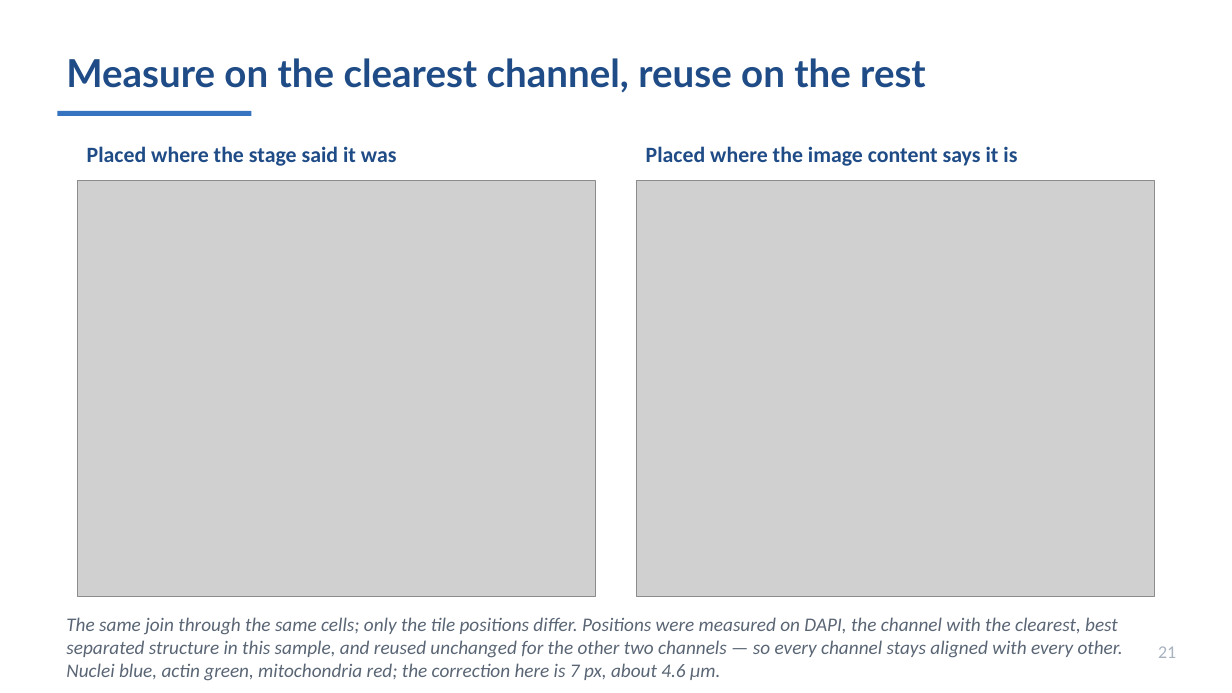
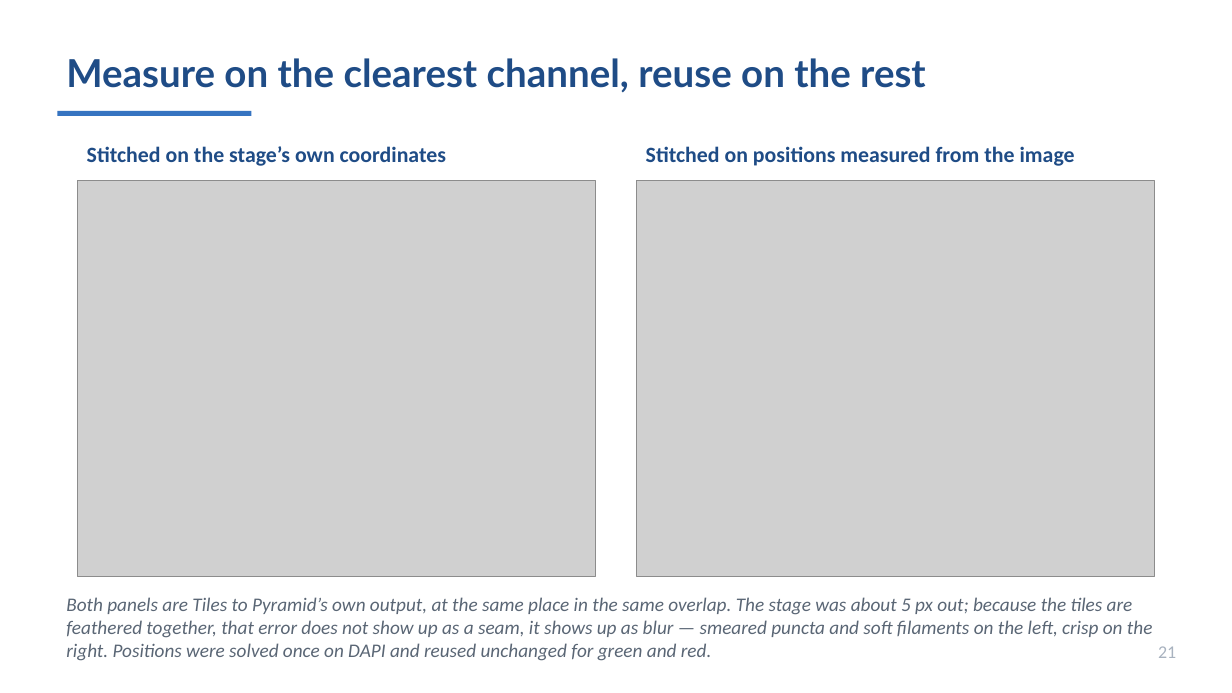
Before and after one commit to MichaelSNelson/BINA-I2K-2026-QuPath-Extensions, a slide deck: slide 21 of I2K_2026_QuPath_Extensions.pptx. Drawn at 1232x693 pixels with LibreOffice and Linux fonts; fonts in the diff are those of the drawing; grey boxes stand for pictures. Boxes give left, top, right and bottom in pixels: in the first picture for what was removed or moved away, otherwise in the second. Text is boxed around its words. In the diff, an @@ line names an element or a change of style, - is before the commit and + after.

```diff
--- a/I2K_2026_QuPath_Extensions.pptx
+++ b/I2K_2026_QuPath_Extensions.pptx
@@ text at box(87, 146, 446, 166): text changed @@
-Placed where the stage said it was
+Stitched on the stage’s own coordinates
@@ text at box(646, 146, 1075, 166): text changed @@
-Placed where the image content says it is
+Stitched on positions measured from the image
@@ picture: place and size @@
-picture at box(78, 180, 595, 596)
+picture at box(78, 180, 595, 577)
@@ picture: place and size @@
-picture at box(637, 180, 1154, 596)
+picture at box(637, 180, 1154, 577)
@@ text at box(66, 597, 1153, 661): text changed @@
-The same join through the same cells; only the tile positions differ. Positions were measured on DAPI, the channel with the clearest, best separated structure in this sample, and reused unchanged for the other two channels — so every channel stays aligned with every other. Nuclei blue, actin green, mitochondria red; the correction here is 7 px, about 4.6 µm.
+Both panels are Tiles to Pyramid’s own output, at the same place in the same overlap. The stage was about 5 px out; because the tiles are feathered together, that error does not show up as a seam, it shows up as blur — smeared puncta and soft filaments on the left, crisp on the right. Positions were solved once on DAPI and reused unchanged for green and red.
```
Also in this commit, not shown: 12 other slides changed, 3 other files.
